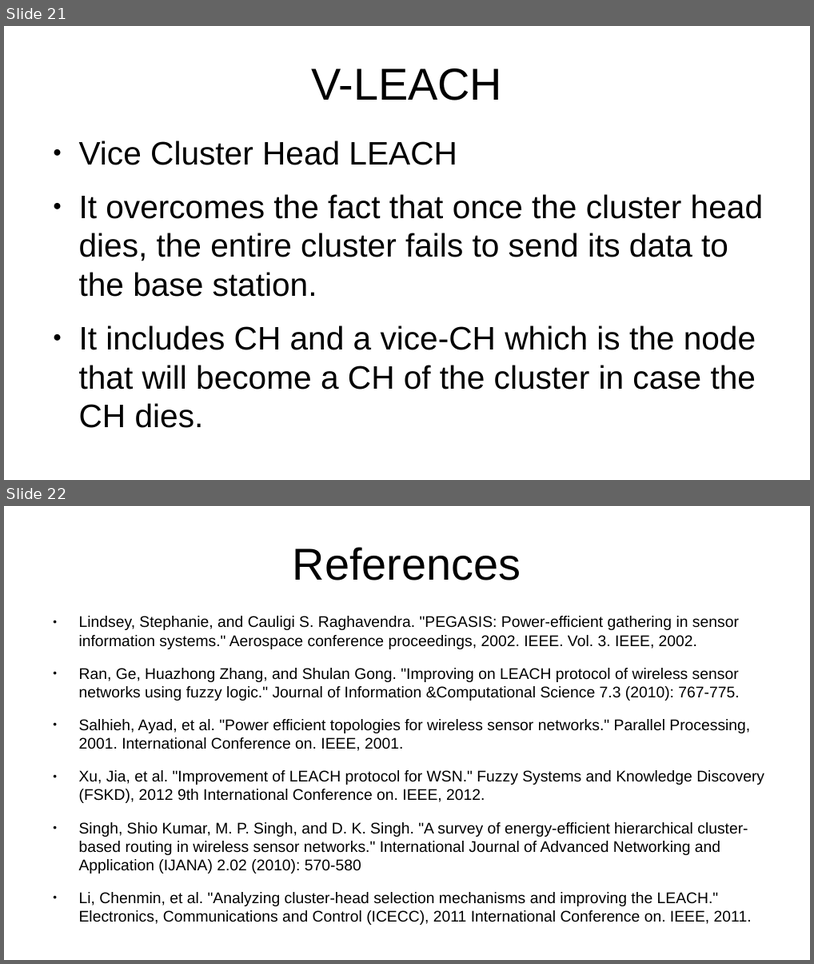
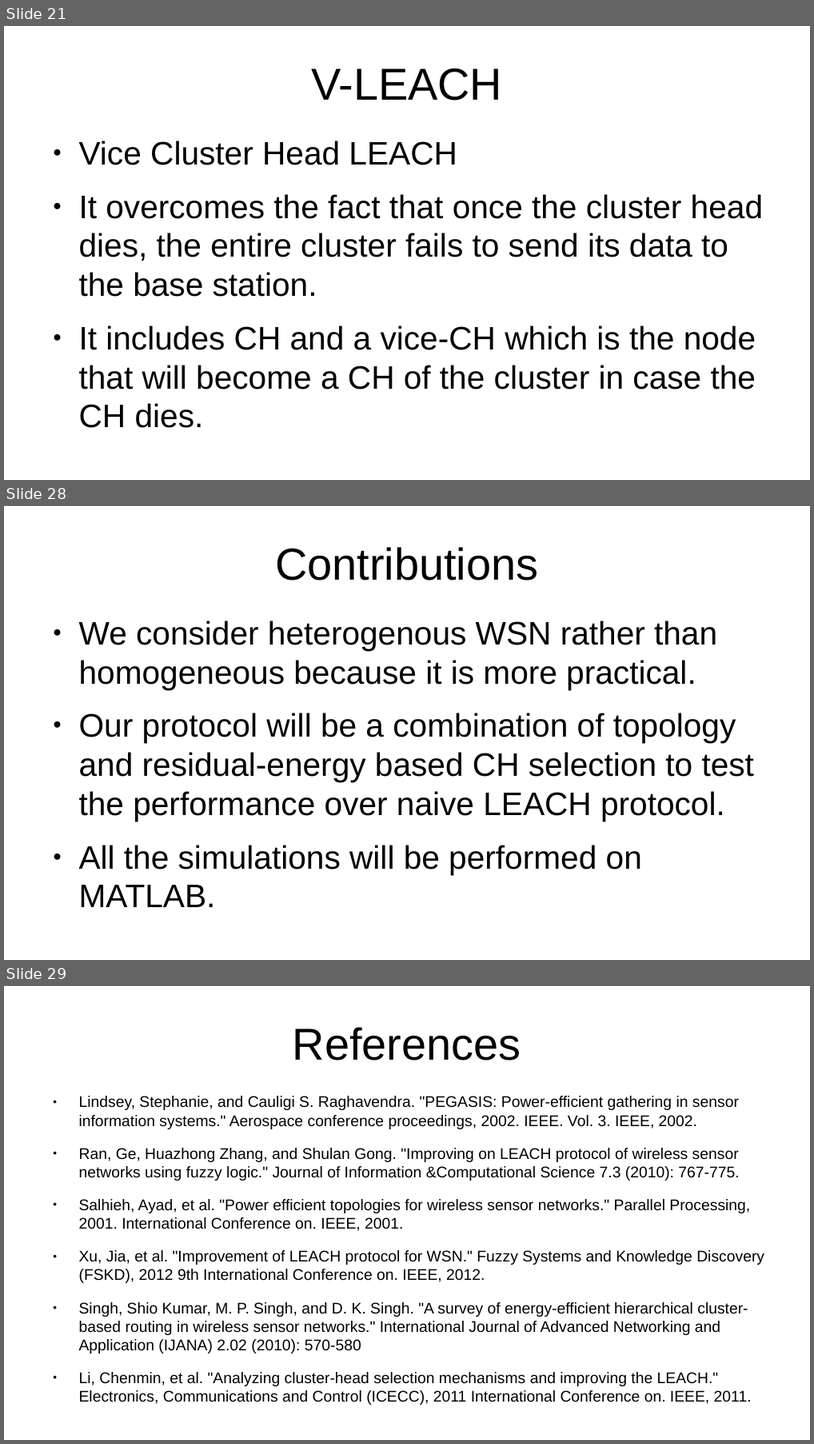
Before and after one commit to ChahatBansal8060/COL768_project, a slide deck: WSN_Presentation1.odp. Shown one above the other, each under a label of ours: slides 21 and 22 before the commit, slides 21, 28 and 29 after it; the slides between them are not shown. The pictures are 814x964 and 814x1444 pixels, drawn with LibreOffice and Linux fonts; fonts in the diff are those of the drawing. Boxes give left, top, right and bottom in pixels: in the first picture for what was removed or moved away, otherwise in the second. Text is boxed around its words. In the diff, an @@ line names an element or a change of style, - is before the commit and + after.

```diff
--- a/WSN_Presentation1.odp
+++ b/WSN_Presentation1.odp
@@ slide 28 added at bbox=[4, 506, 810, 960], background #FFFFFF @@
@@ title added at bbox=[275, 547, 538, 580], 44 pt, text #000000 @@
+Contributions
@@ text added at bbox=[79, 620, 754, 874], 32 pt, text #000000 @@
+● We consider heterogenous WSN rather than homogeneous because it is more practical.
+● Our protocol will be a combination of topology and residual-energy based CH selection to test the performance over naive LEACH protocol.
+● All the simulations will be performed on MATLAB.
@@ what was slide 22 is now slide 29 @@
```
Also in this commit, not shown: 1 slide changed, 6 other slides added, 3 other files.
